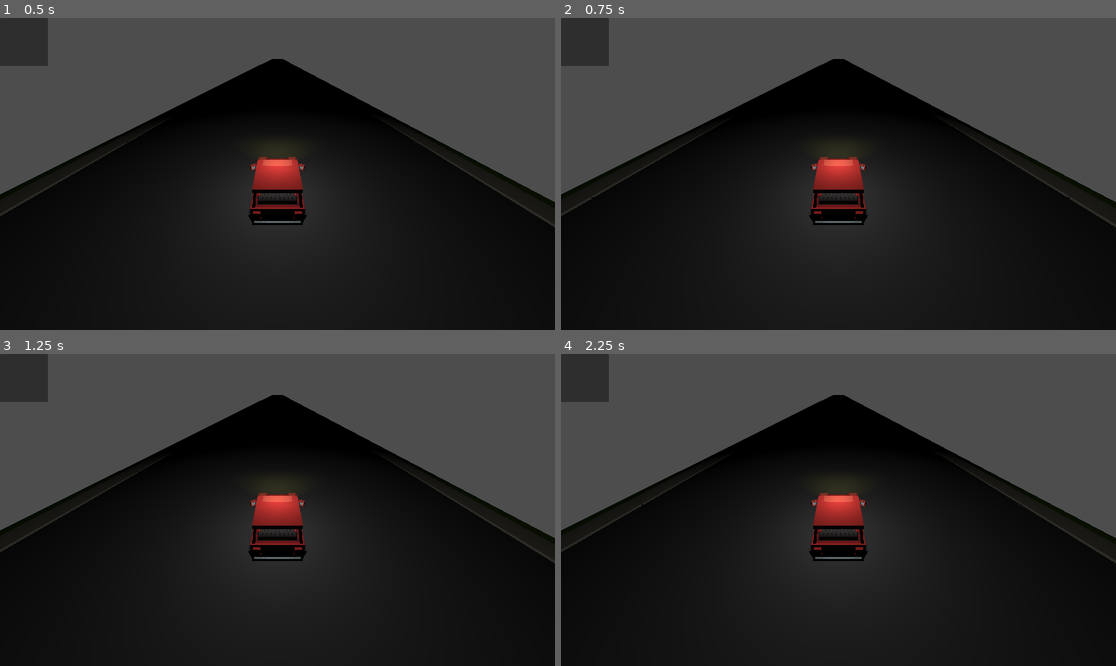
Above: before the commit, frames 1-4 (two rows, left to right).
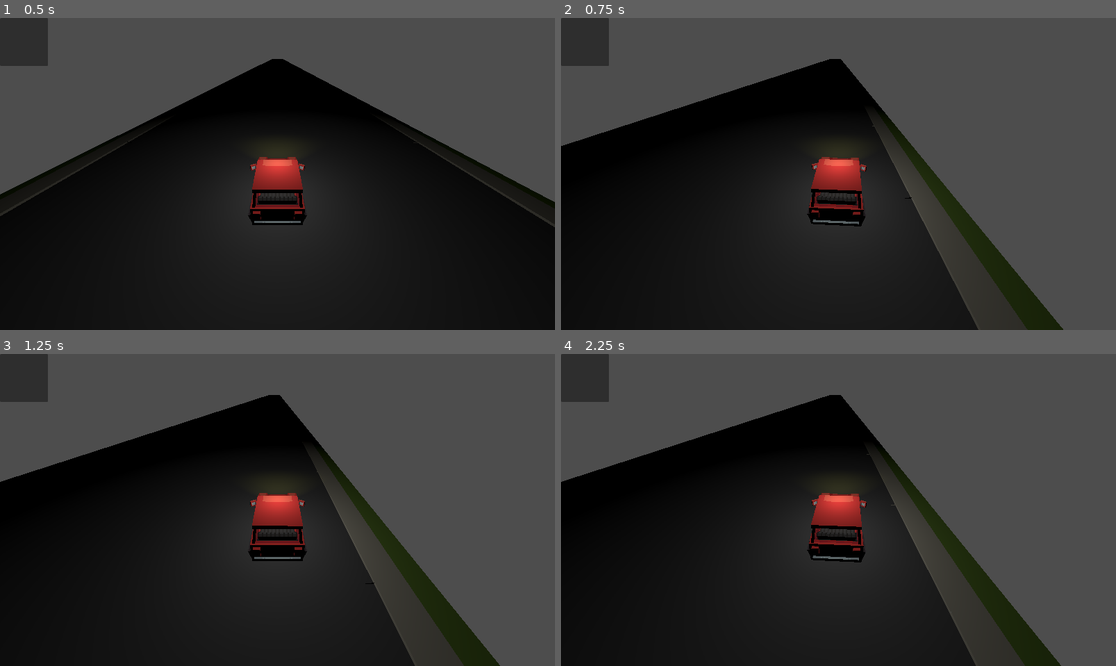
Above: after the commit, the same moments.

Repository: Calverin/Radio-Rideshare
Game: Godot game, scene res://Scenes/root.tscn
Two runs of this game, one before a commit and one after it. Both use one fixed random seed, a clock stepped at 60 frames per second and the inputs below.
Inputs:
- Up to frame 1 (0.5 s): no input
- Up to frame 2 (0.75 s): tap Enter (ui_accept) at 0.5 s; hold , (quick_right, bound only after the commit) from 0.53 s (still down)
- Up to frame 3 (1.25 s): keep holding , (quick_right, bound only after the commit); tap Enter (ui_accept) at 0.77 s
- Up to frame 4 (2.25 s): tap Enter (ui_accept) at 1.25, 1.52, 2 s; release , (quick_right, bound only after the commit) at 1.28 s; hold Down (ui_down) 1.28-2.03 s; hold , (quick_right, bound only after the commit) from 2.03 s (still down)

Frame 1 is identical in both runs. In frame 2, 22% of the frame differs, in the area x 0-100%, y 13-100%; in frame 3, 22%; in frame 4, 23%.

Commit message:
Update inputs

Diff:
--- a/project.godot
+++ b/project.godot
@@ -23,12 +23,12 @@
 
 steer_right={
 "deadzone": 0.5,
-"events": [Object(InputEventKey,"resource_local_to_scene":fa …(140 unchanged characters)… d":false,"keycode":0,"physical_keycode":59,"key_label":0,"unicode":59,"location":0,"echo":false,"script":null)
+"events": [Object(InputEventKey,"resource_local_to_scene":fa …(140 unchanged characters)… d":false,"keycode":0,"physical_keycode":39,"key_label":0,"unicode":39,"location":0,"echo":false,"script":null)
 ]
 }
 steer_left={
 "deadzone": 0.5,
-"events": [Object(InputEventKey,"resource_local_to_scene":fa …(140 unchanged characters)… d":false,"keycode":0,"physical_keycode":83,"key_label":0,"unicode":115,"location":0,"echo":false,"script":null)
+"events": [Object(InputEventKey,"resource_local_to_scene":fa …(140 unchanged characters)… d":false,"keycode":0,"physical_keycode":65,"key_label":0,"unicode":97,"location":0,"echo":false,"script":null)
 ]
 }
 drift_left={
@@ -48,11 +48,11 @@
 }
 quick_right={
 "deadzone": 0.5,
-"events": [Object(InputEventKey,"resource_local_to_scene":fa …(140 unchanged characters)… d":false,"keycode":0,"physical_keycode":76,"key_label":0,"unicode":108,"location":0,"echo":false,"script":null)
+"events": [Object(InputEventKey,"resource_local_to_scene":fa …(140 unchanged characters)… d":false,"keycode":0,"physical_keycode":59,"key_label":0,"unicode":59,"location":0,"echo":false,"script":null)
 ]
 }
 quick_left={
 "deadzone": 0.5,
-"events": [Object(InputEventKey,"resource_local_to_scene":fa …(140 unchanged characters)… d":false,"keycode":0,"physical_keycode":68,"key_label":0,"unicode":100,"location":0,"echo":false,"script":null)
+"events": [Object(InputEventKey,"resource_local_to_scene":fa …(140 unchanged characters)… d":false,"keycode":0,"physical_keycode":83,"key_label":0,"unicode":115,"location":0,"echo":false,"script":null)
 ]
 }
